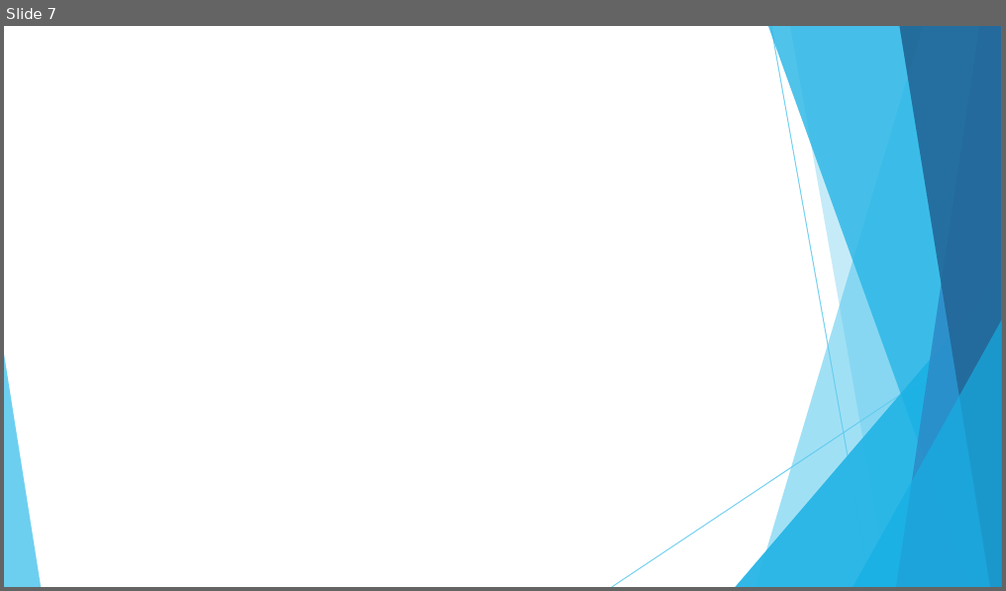
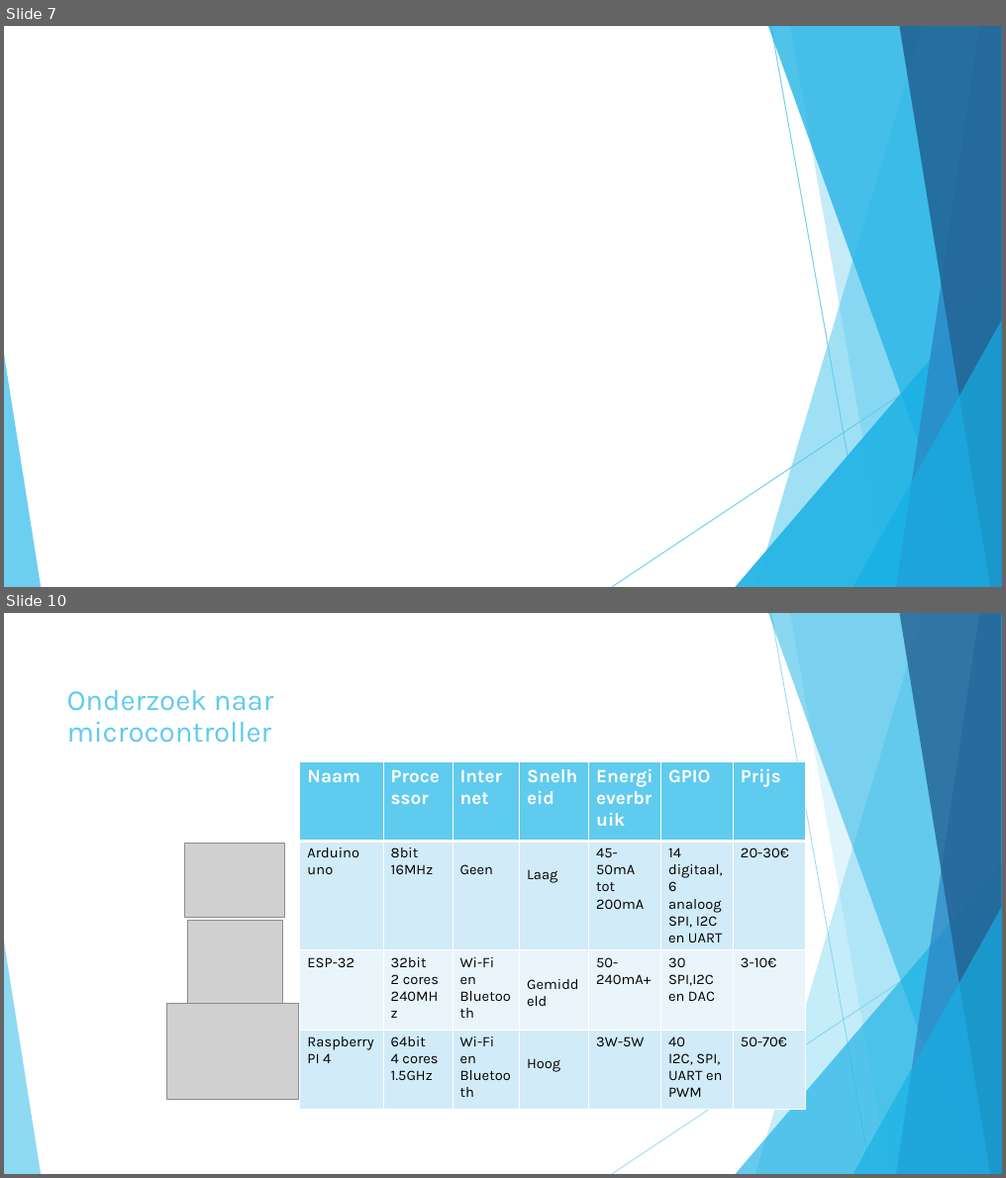
Before and after one commit to merelvdleeden/plastic_vanger, a slide deck: documentatie/scrum presentaties/50% presentatie.pptx. Shown one above the other, each under a label of ours: slide 7 before the commit, slides 7 and 10 after it; the slides between them are not shown. The pictures are 1006x591 and 1006x1178 pixels, drawn with LibreOffice and Linux fonts; fonts in the diff are those of the drawing; grey boxes stand for pictures; background and template pictures are left out. Boxes give left, top, right and bottom in pixels: in the first picture for what was removed or moved away, otherwise in the second. Text is boxed around its words. In the diff, an @@ line names an element or a change of style, - is before the commit and + after.

```diff
--- a/documentatie/scrum presentaties/50% presentatie.pptx
+++ b/documentatie/scrum presentaties/50% presentatie.pptx
@@ slide 10 added at (4,613,1002,1174), background #FFFFFF; not listed: 10 template elements that a slide beside it also shows @@
@@ title added at (67,690,274,743), 28 pt, text #5FCBEF @@
+Onderzoek naar microcontroller
@@ table added at (300,761,804,1112), 4 rows, 7 columns @@
+Naam | Processor | Internet | Snelheid | Energieverbruik | GPIO | Prijs
+Arduino uno | 8bit / 16MHz | Geen | Laag | 45-50mA / tot / 200mA | 14 digitaal, 6 analoog / SPI, I2C en UART | 20-30€
+ESP-32 | 32bit / 2 cores / 240MHz | Wi-Fi / en / Bluetooth | Gemiddeld | 50-240mA+ | 30 / SPI,I2C en DAC | 3-10€
+Raspberry PI 4 | 64bit / 4 cores / 1.5GHz | Wi-Fi / en / Bluetooth | Hoog | 3W-5W | 40 / I2C, SPI, UART en PWM | 50-70€
@@ picture added at (185,844,285,918) @@
@@ picture added at (187,921,282,1016) @@
@@ picture added at (167,1003,299,1100) @@
```
Also in this commit, not shown: 3 slides changed, 8 other slides added.
